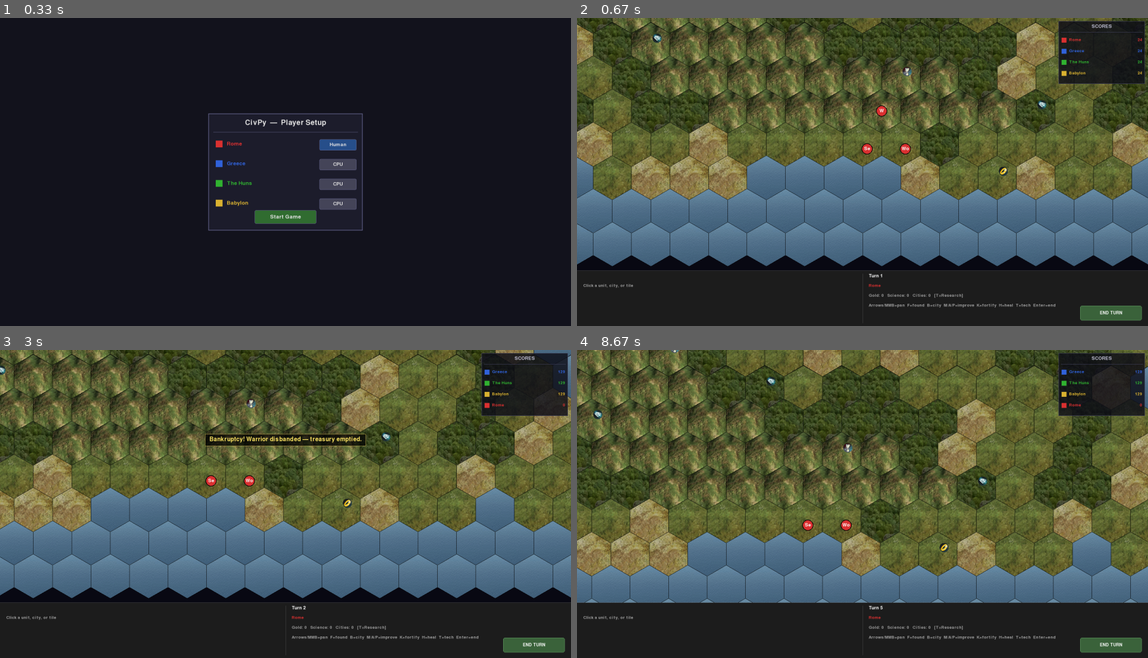
Above: before the commit, frames 1-4 (two rows, left to right).
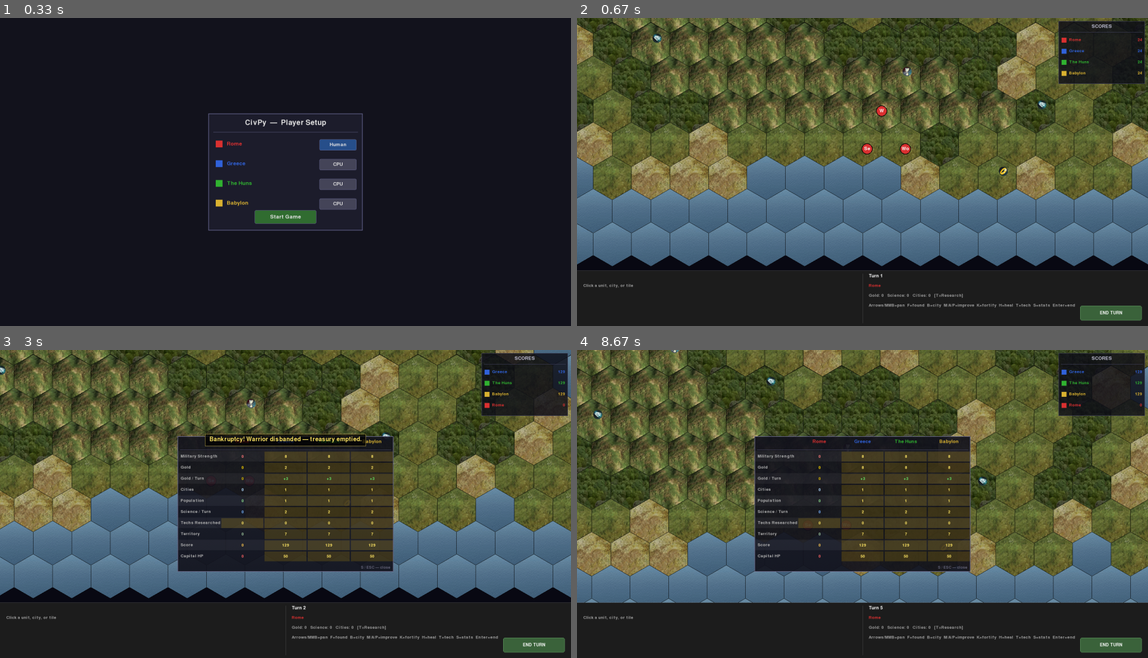
Above: after the commit, the same moments.

Repository: lorand77/civ_lite
Game: pygame game, started from civ_lite_py/main.py
The game is run twice, just before and just after one commit, with the same random seed, the same clock (stepped at 60 frames per second) and the same inputs.
Inputs:
- Up to frame 1 (0.33 s): no input
- Up to frame 2 (0.67 s): click "Start Game" at 0.38 s
- Up to frame 3 (3 s): hold T 0.67-1.2 s; hold A 0.67-1.2 s; hold Esc 1.23-1.77 s; hold A 1.23-1.77 s; tap Enter at 1.8 s; hold Left 2.13-2.67 s; hold S from 2.7 s (still down)
- Up to frame 4 (8.67 s): release S at 3 s; tap Esc at 3.03 s; tap Right at 3.37 s; click "END TURN" at 3.75 s; hold Left 4.03-4.43 s; click "Resource: None" at 4.52 s; tap Enter at 4.8, 7.43 s; hold Down 5.13-5.5 s; hold Left 5.53-6 s; hold Right 6.03-6.5 s; hold Up 6.53-6.83 s; hold Down 7.77-8.07 s; hold Left 8.1-8.5 s; hold S from 8.53 s (still down)

Frame 1 is identical in both runs. In frame 2, less than 0.1% of the frame differs, in the area x 79-88%, y 92-94%; in frame 3, 15%, in the area x 31-88%, y 27-94%; in frame 4, 15%.

Commit message:
stats window

Diff:
--- a/civ_lite_py/civ_game/ui/hud.py
+++ b/civ_lite_py/civ_game/ui/hud.py
@@ -50,6 +50,7 @@
     score_history: list = field(default_factory=list)  # [[s0,s1,s2,s3], ...] per game turn
     _last_recorded_turn: int = 0
     paused: bool = False
+    stats_screen_open: bool = False
 
     def set_message(self, msg: str, duration: int = 180):
         self.message = msg
@@ -123,7 +124,7 @@
     screen.blit(_font(20).render(sci_str, True, sci_color), (rx, base_y + lh * 2))
 
     screen.blit(_font(20).render(
-        "Arrows/MMB=pan  F=found  B=city  M/A/P=improve  K=fortify  H=heal  T=tech  Enter=end",
+        "Arrows/MMB=pan  F=found  B=city  M/A/P=improve  K=fortify  H=heal  T=tech  S=stats  Enter=end",
         True, COLOR_TEXT_DIM), (rx, base_y + lh * 3))
 
     # END TURN button
@@ -274,3 +275,123 @@
     pygame.draw.rect(screen, (80, 30, 30), (x, y, width, 8))
     pygame.draw.rect(screen, (200, 60, 60), (x, y, filled, 8))
     pygame.draw.rect(screen, (120, 120, 120), (x, y, width, 8), 1)
+
+
+def render_stats_screen(screen, game):
+    from civ_game.data.units import UNIT_DEFS
+    from civ_game.systems.score import compute_score
+    from civ_game.systems.yields import compute_city_yields
+
+    WIN_W = 700
+    WIN_H = 440
+    WIN_X = (SCREEN_W - WIN_W) // 2
+    WIN_Y = (SCREEN_H - WIN_H) // 2
+
+    LABEL_W = 140
+    CIV_COL_W = (WIN_W - LABEL_W) // 4
+    ROW_H = 36
+    HDR_H = 44
+
+    bg = pygame.Surface((WIN_W, WIN_H), pygame.SRCALPHA)
+    bg.fill((20, 20, 30, 235))
+    screen.blit(bg, (WIN_X, WIN_Y))
+    pygame.draw.rect(screen, (100, 100, 130), (WIN_X, WIN_Y, WIN_W, WIN_H), 2)
+
+    font_hdr = _font(22)
+    font_lbl = _font(20)
+    font_val = _font(20)
+
+    # Civ name headers
+    for civ in game.civs:
+        cx = WIN_X + LABEL_W + civ.player_index * CIV_COL_W + CIV_COL_W // 2
+        col = PLAYER_COLORS[civ.player_index] if not civ.is_eliminated else (90, 90, 90)
+        label = civ.name if not civ.is_eliminated else f"{civ.name} (eliminated)"
+        txt = font_hdr.render(label, True, col)
+        screen.blit(txt, txt.get_rect(centerx=cx, y=WIN_Y + 10))
+
+    pygame.draw.line(screen, (80, 80, 110),
+                     (WIN_X + 8, WIN_Y + HDR_H),
+                     (WIN_X + WIN_W - 8, WIN_Y + HDR_H), 1)
+
+    # Compute stats for each civ
+    civ_stats = []
+    for civ in game.civs:
+        if civ.is_eliminated:
+            civ_stats.append(None)
+            continue
+        mil_str = sum(UNIT_DEFS[u.unit_type]["strength"] for u in civ.units if not u.is_civilian)
+        territory = sum(1 for t in game.tiles.values() if t.owner == civ.player_index)
+        cap_hp = civ.original_capital.hp if civ.original_capital else 0
+        gpt = sum(compute_city_yields(c, game.tiles, civ)["gold"] for c in civ.cities)
+        spt = sum(compute_city_yields(c, game.tiles, civ)["science"] for c in civ.cities)
+        civ_stats.append({
+            "mil_str":   mil_str,
+            "gold":      civ.gold,
+            "gpt":       gpt,
+            "cities":    len(civ.cities),
+            "pop":       sum(c.population for c in civ.cities),
+            "sci_pt":    spt,
+            "techs":     len(civ.techs_researched),
+            "territory": territory,
+            "score":     compute_score(civ, game),
+            "cap_hp":    cap_hp,
+        })
+
+    ROWS = [
+        ("Military Strength", "mil_str",   (255, 120, 120)),
+        ("Gold",              "gold",      (255, 215,   0)),
+        ("Gold / Turn",       "gpt",       (220, 185,   0)),
+        ("Cities",            "cities",    (180, 220, 255)),
+        ("Population",        "pop",       (140, 220, 140)),
+        ("Science / Turn",    "sci_pt",    (120, 180, 255)),
+        ("Techs Researched",  "techs",     (200, 140, 255)),
+        ("Territory",         "territory", (160, 200, 160)),
+        ("Score",             "score",     (255, 200,  80)),
+        ("Capital HP",        "cap_hp",    (255, 100, 100)),
+    ]
+
+    for row_i, (label, key, color) in enumerate(ROWS):
+        y = WIN_Y + HDR_H + 4 + row_i * ROW_H
+        if row_i % 2 == 0:
+            stripe = pygame.Surface((WIN_W - 4, ROW_H - 2), pygame.SRCALPHA)
+            stripe.fill((255, 255, 255, 12))
+            screen.blit(stripe, (WIN_X + 2, y))
+
+        lbl = font_lbl.render(label, True, (180, 180, 180))
+        screen.blit(lbl, (WIN_X + 10, y + (ROW_H - lbl.get_height()) // 2))
+
+        # Find the leading value among active civs
+        active_vals = [civ_stats[c.player_index][key] for c in game.civs if not c.is_eliminated]
+        best_val = max(active_vals) if active_vals else None
+
+        for civ in game.civs:
+            cx = WIN_X + LABEL_W + civ.player_index * CIV_COL_W + CIV_COL_W // 2
+            if civ.is_eliminated:
+                val_str = "—"
+                val_col = (80, 80, 80)
+            else:
+                v = civ_stats[civ.player_index][key]
+                is_leader = (best_val is not None and v == best_val)
+
+                # Gold highlight behind leading cell
+                if is_leader:
+                    hl = pygame.Surface((CIV_COL_W - 4, ROW_H - 4), pygame.SRCALPHA)
+                    hl.fill((255, 200, 0, 40))
+                    screen.blit(hl, (WIN_X + LABEL_W + civ.player_index * CIV_COL_W + 2, y + 2))
+
+                if key == "gpt" and v > 0:
+                    val_str = f"+{v}"
+                    val_col = (100, 220, 100)
+                elif key == "gpt" and v < 0:
+                    val_str = str(v)
+                    val_col = (255, 80, 80)
+                else:
+                    val_str = str(v)
+                    val_col = (255, 230, 100) if is_leader else color
+
+            txt = font_val.render(val_str, True, val_col)
+            screen.blit(txt, txt.get_rect(centerx=cx, centery=y + ROW_H // 2))
+
+    hint = _font(18).render("S / ESC — close", True, (100, 100, 120))
+    screen.blit(hint, (WIN_X + WIN_W - hint.get_width() - 10,
+                       WIN_Y + WIN_H - hint.get_height() - 6))
--- a/civ_lite_py/civ_game/ui/renderer.py
+++ b/civ_lite_py/civ_game/ui/renderer.py
@@ -6,7 +6,7 @@
 from civ_game.data.units import UNIT_DEFS
 from civ_game.entities.improvement import IMPROVEMENT_DEFS
 from civ_game.map.terrain import RESOURCES
-from civ_game.ui.hud import render_hud
+from civ_game.ui.hud import render_hud, render_stats_screen
 from civ_game.ui.city_screen import render_city_screen, set_tiles
 from civ_game.ui.tech_screen import render_tech_screen
 from civ_game.systems.score import compute_score
@@ -322,7 +322,11 @@
     if ui_state.tech_screen_open:
         render_tech_screen(screen, game.current_civ(), ui_state)
 
-    # --- Layer 11: City screen ---
+    # --- Layer 11: Stats screen ---
+    if ui_state.stats_screen_open:
+        render_stats_screen(screen, game)
+
+    # --- Layer 13: City screen ---
     if ui_state.city_screen_open and ui_state.selected_city:
         set_tiles(game.tiles)
         render_city_screen(screen, ui_state.selected_city,
--- a/civ_lite_py/main.py
+++ b/civ_lite_py/main.py
@@ -273,7 +273,8 @@
 
     elif key == pygame.K_t:
         ui_state.tech_screen_open = not ui_state.tech_screen_open
-        ui_state.city_screen_open = False  # close city screen if open
+        ui_state.city_screen_open = False
+        ui_state.stats_screen_open = False
 
     elif key == pygame.K_b:
         # Open city screen for selected city, or city on selected unit's tile
@@ -287,8 +288,15 @@
             ui_state.city_screen_open = True
             ui_state.city_screen_scroll = 0
 
+    elif key == pygame.K_s:
+        ui_state.stats_screen_open = not ui_state.stats_screen_open
+        ui_state.tech_screen_open = False
+        ui_state.city_screen_open = False
+
     elif key == pygame.K_ESCAPE:
-        if ui_state.tech_screen_open:
+        if ui_state.stats_screen_open:
+            ui_state.stats_screen_open = False
+        elif ui_state.tech_screen_open:
             ui_state.tech_screen_open = False
         elif ui_state.city_screen_open:
             ui_state.city_screen_open = False
--- a/civ_lite_py/spectate.py
+++ b/civ_lite_py/spectate.py
@@ -208,7 +208,7 @@
         col = PLAYER_COLORS[civ.player_index]
         x = start_x + civ.player_index * block_w
         city_count = len(civ.cities)
-        unit_count = len(civ.units)
+        unit_count = sum(1 for u in civ.units if not u.is_civilian)
         if civ.is_eliminated:
             label = f"{PLAYER_NAMES[civ.player_index]}: eliminated"
             txt = font_sm.render(label, True, (120, 120, 120))
